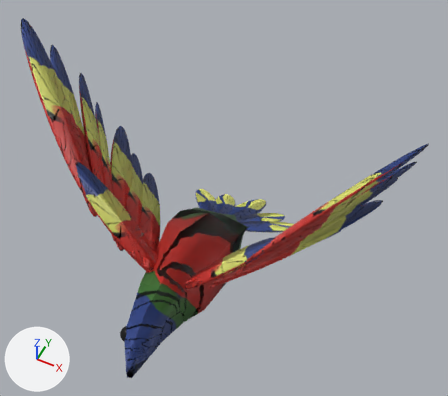
A saved change to the glTF model assets/3d/lorikeet.glb.
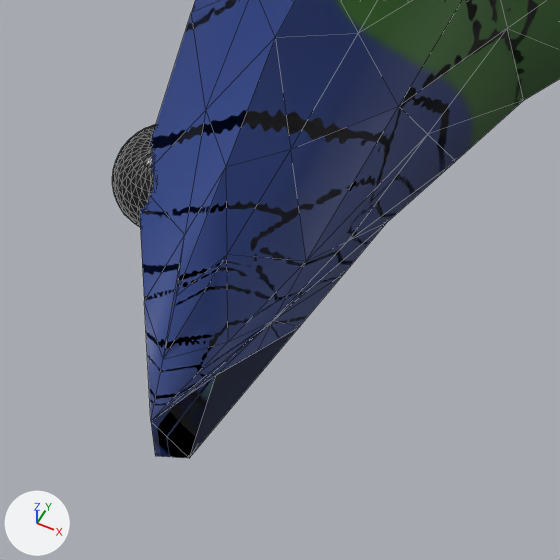
Old and new are each drawn whole from a camera (50 mm lens) standing at (2.5, -4.4, 6.22) and looking at (0.18, 0.24, 0.42) and again close up on the part from 23% to 42% of the width and 77% to 99% of the height. The axes (+X, +Y, +Z) are drawn at lower left. The lights are the same throughout. The first two pictures are the older version. The close-ups show mesh edges as thin lines. Where no turn or scale is listed for an object, it has been applied to the vertices. Vertices at exactly the same position are counted once.
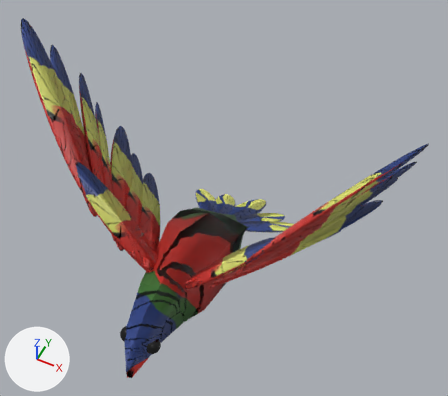
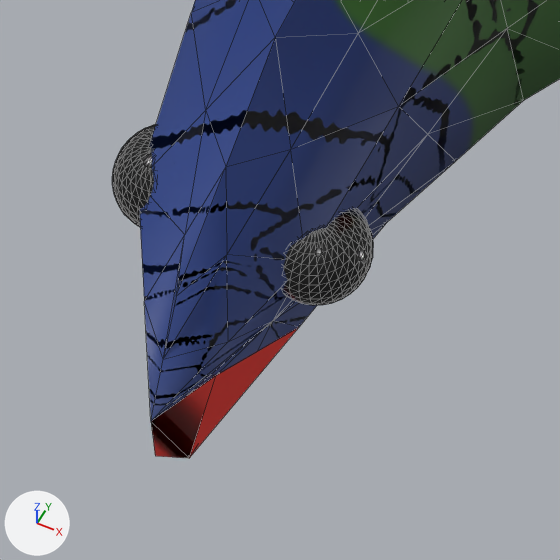
Where the newer file only moved an object's origin or applied its transform, the numbers keep the older frame.

Boxes (x1, y1, x2, y2) around the edits, measured in the close-ups (560 x 560 px):
'Sphere', reshaped
    before: (112, 124, 156, 227)
    after: (112, 124, 373, 305)
part 1 of me_sphere, added
    after: (282, 209, 373, 305)
part 2 of me_cube_001, recoloured (lighter)
    both: (151, 327, 299, 458)

What the commit changed:
me_sphere is used by ob_sphere; location (-0.162, -1.588, -0.336).
me_sphere had 482 vertices, 960 faces and spanned x -0.1..0.1, y -0.1..0.1, z -0.1..0.1.
me_sphere now has 964 vertices, 1920 faces and spans x -0.1..0.423, y -0.1..0.1, z -0.1..0.1.
me_sphere part 1: a new loose piece, a UV sphere (32 segments, 16 rings, poles along z) spanning x 0.223..0.423, y -0.1..0.1, z -0.1..0.1, in mat_material_002 (black #000000).
me_cube_001 has 10 vertices, 9 faces and spans x -0.149..0.149, y 1.272..1.622, z -1.67..-1.309.
me_cube_001 is used by ob_cube_001; location (0.0, 0.0, 0.0); rotation (1.148, 0.0, 0.0), in degrees (66, 0, 0); scale (-0.909, -0.928, -0.928).
me_cube_001 part 2: all 5 faces that had it switch from mat_material_001 to mat_material_003 (red #e13229).
